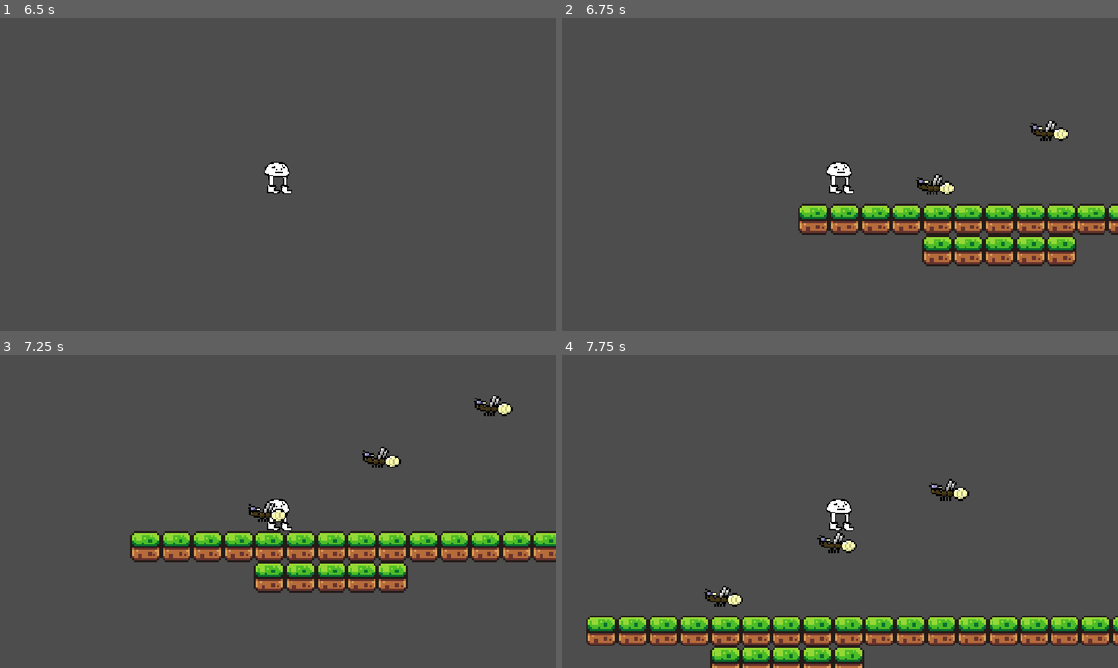
Above: before the commit, frames 1-4 (two rows, left to right).
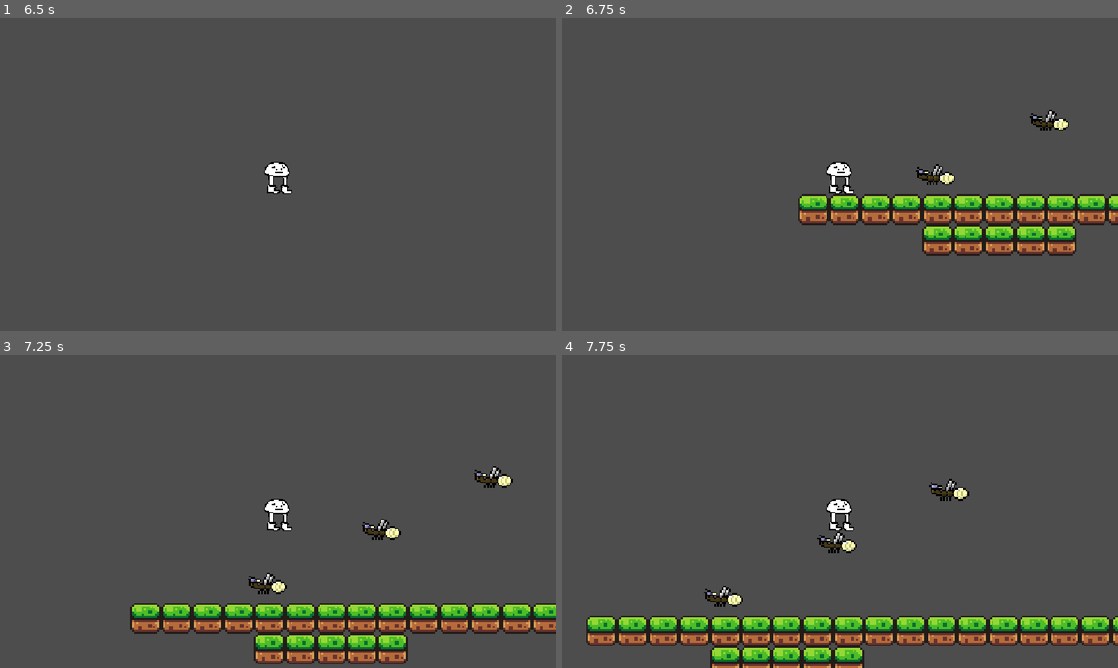
Above: after the commit, the same moments.

Repository: menlojacob/MoonShoesGame
Game: Godot game, scene res://Scenes/level_select.tscn
The game is run twice, just before and just after one commit, with the same random seed, the same clock (stepped at 60 frames per second) and the same inputs. This scene is started directly instead of the project's main scene.
Inputs:
- Up to frame 1 (6.5 s): click "Level 1" at 0.5 s; tap Enter at 1.25 s; hold Right (move_right) 1.28-2.78 s; tap Space (jump) at 1.52, 2.27, 3.77, 4.52, 5.27, 5.75 s; hold Left (move_left) 2.78-5.03 s; hold Right (move_right) from 5.03 s (still down)
- Up to frame 2 (6.75 s): keep holding Right (move_right); tap Enter at 6.5 s
- Up to frame 3 (7.25 s): keep holding Right (move_right); tap Space (jump) at 6.77 s
- Up to frame 4 (7.75 s): keep holding Right (move_right); tap Space (jump) at 7.52 s

Frame 1 is identical in both runs. In frame 2, 10% of the frame differs, in the area x 42-100%, y 29-80%; in frame 3, 21%, in the area x 23-100%, y 12-99%; in frame 4, nothing differs.

Commit message:
CHECKPOINTS!!

Diff:
--- a/Scenes/level.tscn
+++ b/Scenes/level.tscn
@@ -186,6 +186,8 @@
 [node name="Level" type="Node2D" unique_id=624581394]
 script = ExtResource("1_6phgx")
 
+[node name="SpawnPoint" type="Marker2D" parent="." unique_id=1761589922]
+
 [node name="Foreground" type="TileMapLayer" parent="." unique_id=1432229743]
 tile_set = SubResource("TileSet_6phgx")
 
@@ -202,15 +204,17 @@
 
 [node name="Camera2D2" type="Camera2D" parent="Character" unique_id=1926023987]
 
-[node name="OutOfBounds" parent="." unique_id=1300452011 instance=ExtResource("3_wqkje")]
-
-[node name="CollisionShape2D" type="CollisionShape2D" parent="OutOfBounds" unique_id=1311702219]
+[node name="Enemies" type="Node" parent="." unique_id=270758329]
+
+[node name="Checkpoints" type="Node" parent="." unique_id=894202242]
+
+[node name="Killzones" type="Node" parent="." unique_id=1362878707]
+
+[node name="OutOfBounds" parent="Killzones" unique_id=1300452011 instance=ExtResource("3_wqkje")]
+
+[node name="CollisionShape2D" type="CollisionShape2D" parent="Killzones/OutOfBounds" unique_id=1311702219]
 position = Vector2(223, 167)
 shape = SubResource("WorldBoundaryShape2D_fjak3")
 
-[node name="Enemies" type="Node" parent="." unique_id=270758329]
-
-[node name="Checkpoints" type="Node" parent="." unique_id=894202242]
-
 [connection signal="area_entered" from="LevelComplete" to="." method="_on_level_complete_body_entered"]
 [connection signal="body_entered" from="LevelComplete" to="." method="_on_level_complete_body_entered"]
--- a/Scenes/test_level.tscn
+++ b/Scenes/test_level.tscn
@@ -3,6 +3,7 @@
 [ext_resource type="PackedScene" uid="uid://bf8qkrcpf3v67" path="res://Scenes/level.tscn" id="1_iti4p"]
 [ext_resource type="Texture2D" uid="uid://bgmxh6j126jh7" path="res://Assets/sprites/world_tileset.png" id="2_dtjkg"]
 [ext_resource type="PackedScene" uid="uid://cbb5sv8a356sc" path="res://Scenes/test_enemy.tscn" id="3_eglq2"]
+[ext_resource type="PackedScene" uid="uid://dpog14qsaty6n" path="res://Scenes/checkpoint.tscn" id="4_rsyfn"]
 
 [sub_resource type="TileSetAtlasSource" id="TileSetAtlasSource_eglq2"]
 texture = ExtResource("2_dtjkg")
@@ -142,11 +143,11 @@
 [node name="TestLevel" unique_id=624581394 instance=ExtResource("1_iti4p")]
 completion_flag = "level_one_beat"
 
-[node name="Foreground" parent="." index="0" unique_id=1432229743]
+[node name="Foreground2" type="TileMapLayer" parent="." index="1" unique_id=1989972453]
 tile_map_data = PackedByteArray("AAD//wEAAAAAAAAAAAAAAAEAAAAAAAAAAAABAAEAAAAAAAAAAAACAAEAAAAAAAAAAAADAAIAAAAAAAAAAAAEAA …(544 unchanged characters)…
 tile_set = SubResource("TileSet_btda1")
 
-[node name="Foreground2" type="TileMapLayer" parent="." index="1" unique_id=1989972453]
+[node name="Foreground" parent="." index="2" unique_id=1432229743]
 tile_map_data = PackedByteArray("AAD//wEAAAAAAAAAAAAAAAEAAAAAAAAAAAABAAEAAAAAAAAAAAACAAEAAAAAAAAAAAADAAIAAAAAAAAAAAAEAA …(544 unchanged characters)…
 tile_set = SubResource("TileSet_btda1")
 
@@ -165,4 +166,8 @@
 [node name="TestEnemy4" parent="Enemies" parent_id_path=PackedInt32Array(270758329) index="3" unique_id=1559445465 instance=ExtResource("3_eglq2")]
 position = Vector2(172, -49)
 
-[connection signal="area_entered" from="LevelComplete" to="." method="_on_level_complete_body_entered"]
+[node name="Checkpoint" parent="Checkpoints" parent_id_path=PackedInt32Array(894202242) index="0" unique_id=243793481 instance=ExtResource("4_rsyfn")]
+position = Vector2(184, 6)
+
+[node name="Checkpoint2" parent="Checkpoints" parent_id_path=PackedInt32Array(894202242) index="1" unique_id=429890059 instance=ExtResource("4_rsyfn")]
+position = Vector2(401, 4)
--- a/Scripts/character_controller.gd
+++ b/Scripts/character_controller.gd
@@ -46,5 +46,6 @@
 
 	character.move_and_slide()
 
-func die():
-	character.global_position = lastSafePosition
+func respawn():
+	character.global_position = GameManager.respawn_point
+	character.get_node("CollisionShape2D").disabled = false
--- a/Scripts/killzone.gd
+++ b/Scripts/killzone.gd
@@ -1,13 +1,16 @@
+
 extends Area2D
+class_name Killzone
 
 @onready var timer = $Timer
+signal respawn
 
 func _on_body_entered(body: Node2D) -> void:
 	print("You died!")
 	Engine.time_scale = 0.5
 	timer.start()
-	body.get_node("CollisionShape2D").queue_free()
+	body.get_node("CollisionShape2D").disabled = true
 
 func _on_timer_timeout() -> void:
 	Engine.time_scale = 1
-	get_tree().reload_current_scene()
+	respawn.emit()
--- a/Scripts/level.gd
+++ b/Scripts/level.gd
@@ -1,9 +1,14 @@
 extends Node2D
 @export var completion_flag: String
+@onready var player: CharacterBody2D = $Character
 
 # Called when the node enters the scene tree for the first time.
 func _ready() -> void:
-	pass # Replace with function body.
+	GameManager.respawn_point = $SpawnPoint.global_position
+	var killzones: Array = $Killzones.get_children()
+	for i in killzones:
+		if i is Killzone:
+			i.respawn.connect(player.get_node("CharacterController").respawn)
 
 
 # Called every frame. 'delta' is the elapsed time since the previous frame.
